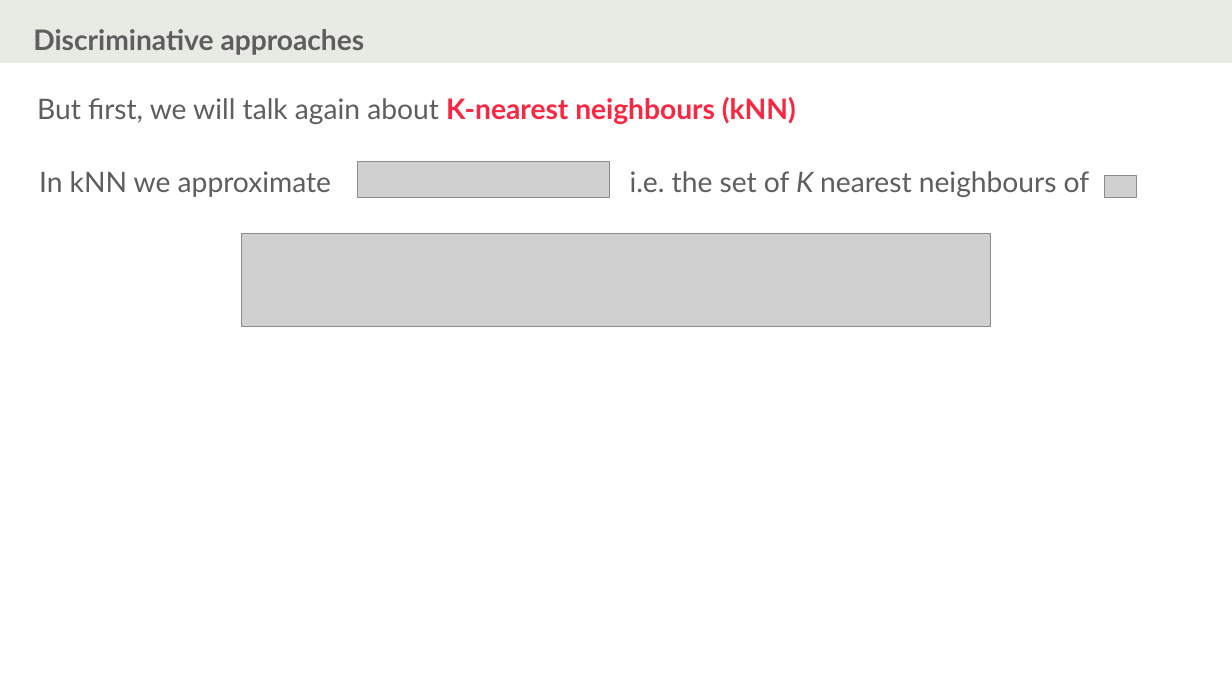
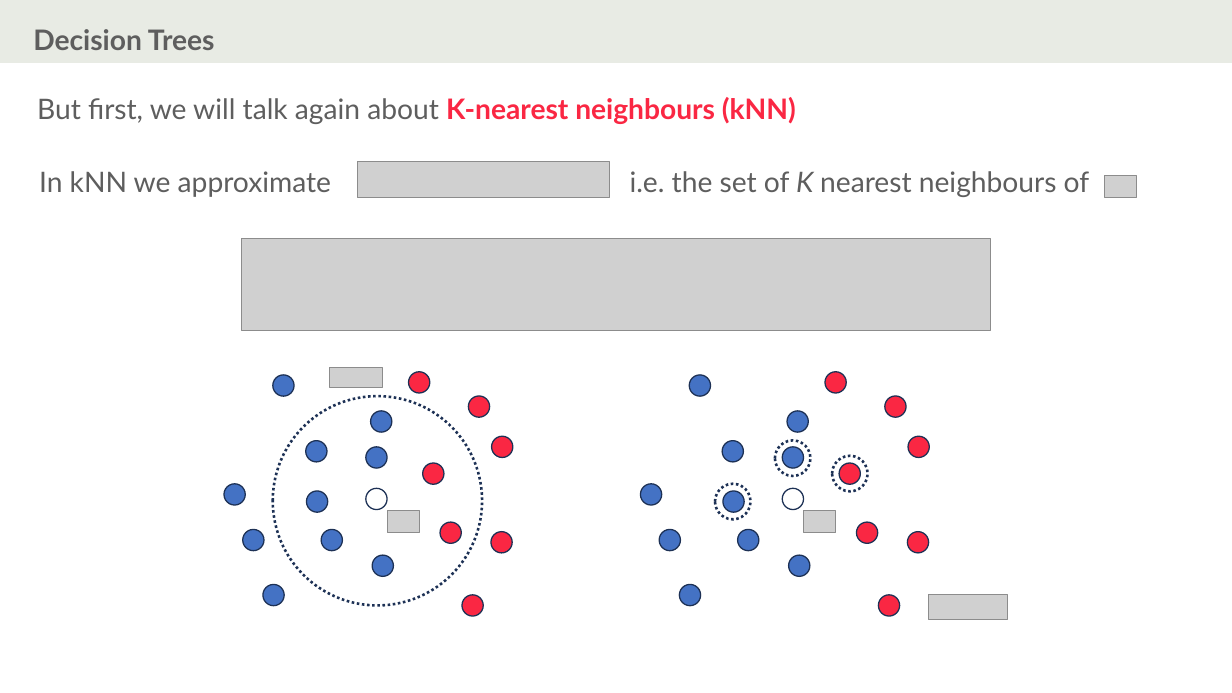
Before and after one commit to ISLA-Grenoble/2024-main, a slide deck: slide 5 of slides/CM07/2023/CM7-draft.pptx. Drawn at 1232x693 pixels with LibreOffice and Linux fonts; fonts in the diff are those of the drawing; grey boxes stand for pictures. Boxes give left, top, right and bottom in pixels: in the first picture for what was removed or moved away, otherwise in the second. Text is boxed around its words. In the diff, an @@ line names an element or a change of style, - is before the commit and + after.

```diff
--- a/slides/CM07/2023/CM7-draft.pptx
+++ b/slides/CM07/2023/CM7-draft.pptx
@@ text at bbox=[33, 29, 215, 50]: text changed @@
-Discriminative approaches
+Decision Trees
@@ picture: place and size @@
-picture at bbox=[242, 234, 991, 326]
+picture at bbox=[242, 238, 991, 331]
@@ group added at bbox=[224, 368, 1008, 619]: 40 ellipses, 4 pictures @@
```
Also in this commit, not shown: 10 other slides changed, 22 slides added, 1 slide removed, 29 other files.
